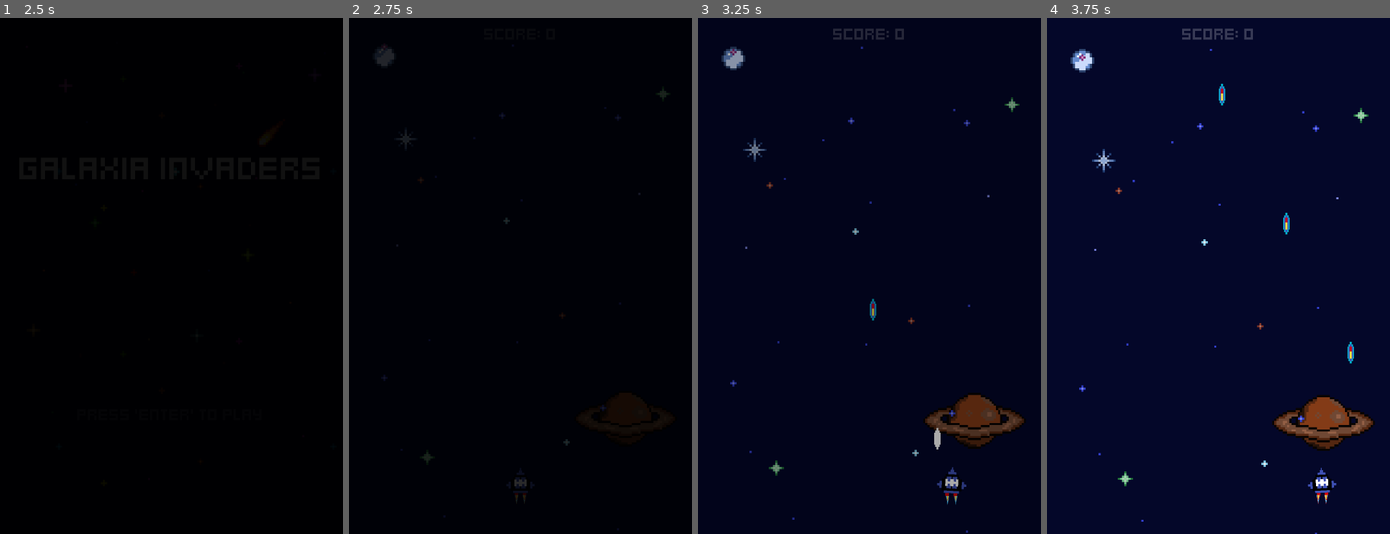
Above: before the commit, frames 1-4 (left to right).
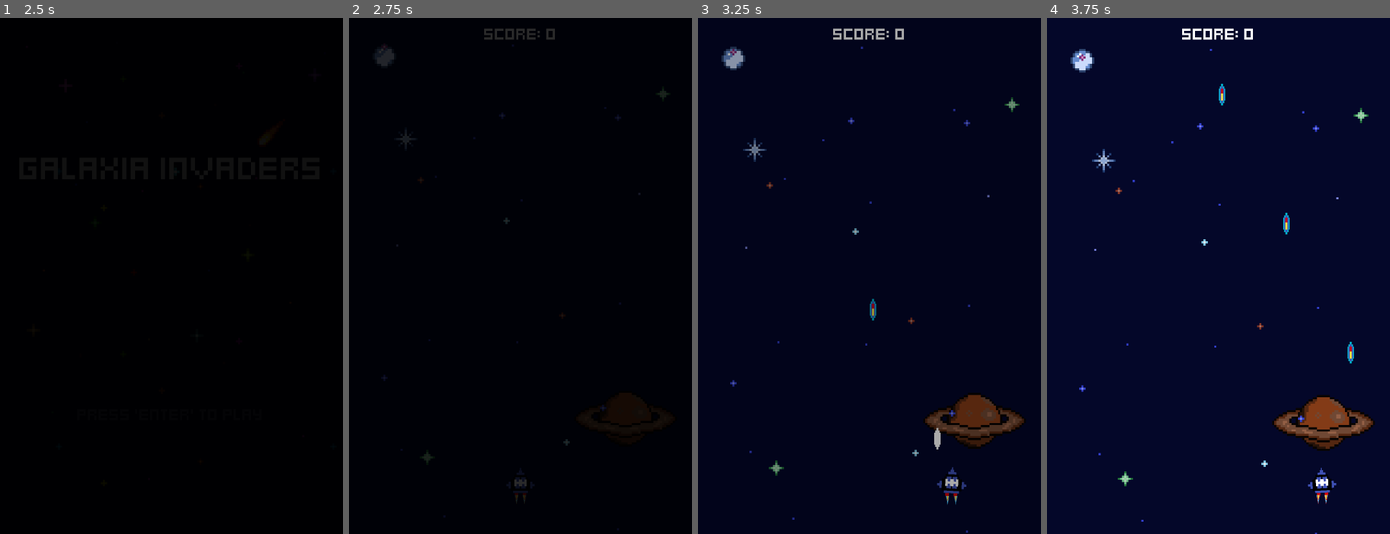
Above: after the commit, the same moments.

Repository: qaramanis/galaxia-invaders
Game: Godot game, scene res://menus/game_over.tscn
Same seed, same stepped clock (60 frames per second), same inputs: the game is played once before the commit and once after it. This scene is started directly instead of the project's main scene.
Inputs:
- Up to frame 1 (2.5 s): tap Enter (ui_accept) at 0.5, 0.6, 0.77, 1.07, 1.25, 1.35, 1.52, 1.82, 2, 2.1 s; hold Right (right) 0.53-1.28 s; hold A (left) 1.28-2.03 s; hold Right (right) from 2.03 s (still down)
- Up to frame 2 (2.75 s): keep holding Right (right)
- Up to frame 3 (3.25 s): keep holding Right (right); tap Enter (ui_accept) at 2.85, 3.02 s
- Up to frame 4 (3.75 s): tap Enter (ui_accept) at 3.32, 3.6 s; release Right (right) at 3.53 s; hold A (left) from 3.53 s (still down)

Frame 1 is identical in both runs. In frame 2, 0.2% of the frame differs, in the area x 39-61%, y 2-5%; in frame 3, 0.3%; in frame 4, 0.3%.
Error in both runs: Cannot call method 'change_scene_to_file' on a null value. (res://menus/menu.gd:13)

Commit message:
highscore save

Diff:
--- a/menus/game_over.gd
+++ b/menus/game_over.gd
@@ -1,14 +1,19 @@
 extends Control
 
+const SAVE_PATH =  "user://save.cfg"
 
 @export var game_stats: GameStats
+
+var save_path = SAVE_PATH
 
 @onready var score_value: Label = %ScoreValue
 @onready var high_score_value: Label = %HighScoreValue
 
 func _ready() -> void:
+	load_highscore()
 	if game_stats.score > game_stats.highscore:
 		game_stats.highscore = game_stats.score
+		save_highscore()
 	score_value.text = str(game_stats.score)
 	high_score_value.text  = str(game_stats.highscore)
 
@@ -18,3 +23,14 @@
 		TransitionScreen.transition()
 		await get_tree().create_timer(1).timeout
 		get_tree().change_scene_to_file("res://menus/menu.tscn")
+
+func load_highscore() -> void:
+	var config = ConfigFile.new()
+	var error = config.load(save_path)
+	if error != OK: return
+	game_stats.highscore = config.get_value("game", "highscore")
+
+func save_highscore() -> void:
+	var config = ConfigFile.new()
+	config.set_value("game", "highscore", game_stats.highscore)
+	config.save(save_path)
--- a/world.tscn
+++ b/world.tscn
@@ -1,13 +1,17 @@
-[gd_scene load_steps=9 format=3 uid="uid://bt1iu4plefeq6"]
+[gd_scene load_steps=10 format=3 uid="uid://bt1iu4plefeq6"]
 
 [ext_resource type="Script" uid="uid://bdlqxs5udn1tq" path="res://world.gd" id="1_aqk2v"]
 [ext_resource type="PackedScene" uid="uid://cjoydvhiue75e" path="res://player_ship/ship.tscn" id="1_f3sb7"]
 [ext_resource type="Resource" uid="uid://vrfwv2ai2n3w" path="res://game_stats/game_stats.tres" id="2_dwbse"]
 [ext_resource type="PackedScene" uid="uid://btujomquwsc16" path="res://enemies/enemy_generator/enemy_generator.tscn" id="3_tlwt5"]
-[ext_resource type="LabelSettings" uid="uid://c03iwwiqkc132" path="res://fonts/subtitle_label_settings.tres" id="5_036b0"]
 [ext_resource type="PackedScene" uid="uid://cc73yvccgrsaf" path="res://power_ups/PowerUpGenerator.tscn" id="5_wse8f"]
+[ext_resource type="FontFile" uid="uid://bxn8mxkj6uk20" path="res://fonts/Kenney Mini Square.ttf" id="6_gbfbk"]
 [ext_resource type="PackedScene" uid="uid://eff6tiedsj1w" path="res://effects/gameplay_background/gameplay_background.tscn" id="7_gbfbk"]
 [ext_resource type="Script" uid="uid://dblrcjambvq8h" path="res://components/score_component.gd" id="7_pkg7o"]
+
+[sub_resource type="LabelSettings" id="LabelSettings_ioo17"]
+font = ExtResource("6_gbfbk")
+font_size = 8
 
 [node name="world" type="Node2D"]
 script = ExtResource("1_aqk2v")
@@ -24,7 +28,7 @@
 offset_right = 160.0
 offset_bottom = 15.0
 text = "SCORE"
-label_settings = ExtResource("5_036b0")
+label_settings = SubResource("LabelSettings_ioo17")
 horizontal_alignment = 1
 vertical_alignment = 1
 
